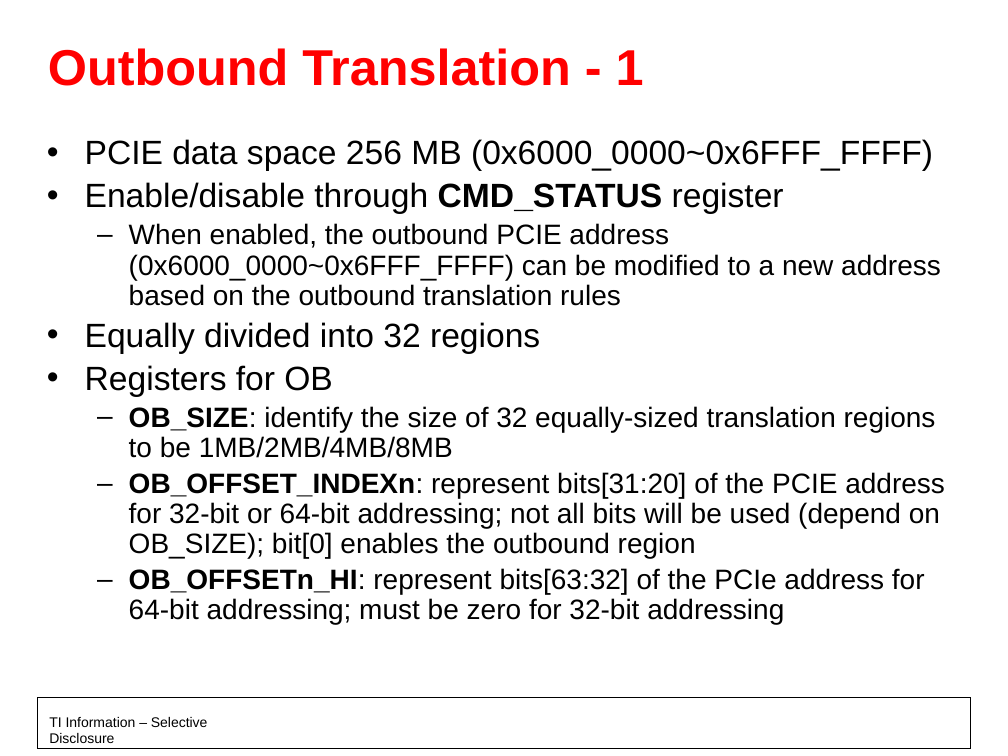
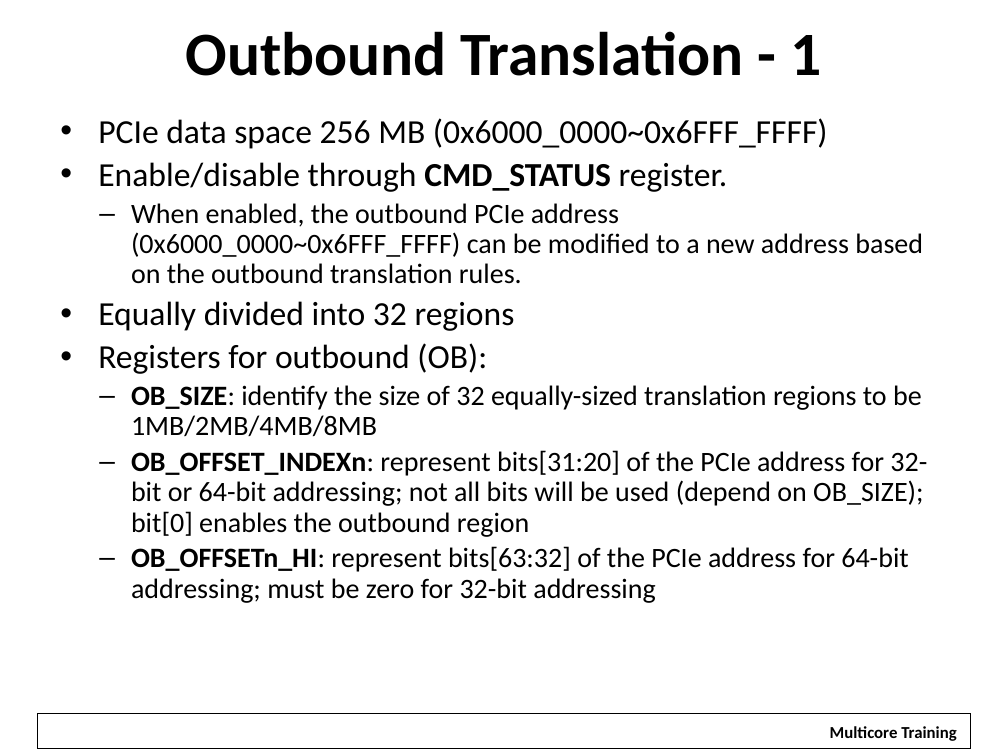
Before and after one commit to hari1989/keystone-workshop, a slide deck: slide 9 of slides/KeyStone PCI Express.pptx. Drawn at 1008x756 pixels with LibreOffice and Linux fonts; fonts in the diff are those of the drawing; background and template pictures are left out. Boxes give left, top, right and bottom in pixels: in the first picture for what was removed or moved away, otherwise in the second. Text is boxed around its words. In the diff, an @@ line names an element or a change of style, - is before the commit and + after.

Commit message:
updates for the Ottawa training

```diff
--- a/slides/KeyStone PCI Express.pptx
+++ b/slides/KeyStone PCI Express.pptx
@@ title "Outbound Translation - 1": place and size @@
-title "Outbound Translation - 1" at box(48, 48, 644, 86)
+title "Outbound Translation - 1" at box(185, 31, 821, 76)
@@ title "Outbound Translation - 1" at box(185, 31, 821, 76): size 36 to 44 pt, font Arial to Calibri, text colour #FF0000 to #000000; alignment left to centre @@
@@ text "PCIe data space 256 MB ...": place and size @@
-text "PCIe data space 256 MB ..." at box(85, 139, 945, 624)
+text "PCIe data space 256 MB ..." at box(98, 118, 927, 603)
@@ text at box(98, 118, 923, 284): text changed; font Arial to Calibri @@
-• PCIE data space 256 MB (0x6000_0000~0x6FFF_FFFF)
-• Enable/disable through CMD_STATUS register
-  – When enabled, the outbound PCIE address (0x6000_0000~0x6FFF_FFFF) can be modified to a new address based on the outbound translation rules
+• PCIe data space 256 MB (0x6000_0000~0x6FFF_FFFF)
+• Enable/disable through CMD_STATUS register.
+  – When enabled, the outbound PCIe address (0x6000_0000~0x6FFF_FFFF) can be modified to a new address based on the outbound translation rules.
@@ text at box(98, 301, 922, 603): font Arial to Calibri in "Equally divided into 32 regions", "OB_SIZE: identify the size of 32 equally-sized ...", "OB_OFFSETn_HI: represent bits[63:32] of the PCIe address ..."; indent changed @@
@@ text at box(98, 343, 487, 374): text changed; font Arial to Calibri @@
-• Registers for OB
+• Registers for outbound (OB):
@@ text at box(131, 450, 927, 537): text changed; font Arial to Calibri @@
-  – OB_OFFSET_INDEXn: represent bits[31:20] of the PCIE address for 32-bit or 64-bit addressing; not all bits will be used (depend on OB_SIZE); bit[0] enables the outbound region
+  – OB_OFFSET_INDEXn: represent bits[31:20] of the PCIe address for 32-bit or 64-bit addressing; not all bits will be used (depend on OB_SIZE); bit[0] enables the outbound region
@@ rectangle: place and size @@
-rectangle at box(37, 698, 971, 749)
+rectangle at box(37, 714, 971, 749)
@@ text removed at box(49, 717, 208, 743) @@
-TI Information – Selective Disclosure
@@ rectangle added at box(818, 717, 968, 747), fill #FFFFFF, 12 pt, text #000000, bold @@
+Multicore Training
```
Also in this commit, not shown: 21 other slides changed, 1 slide added, 6 other files.
